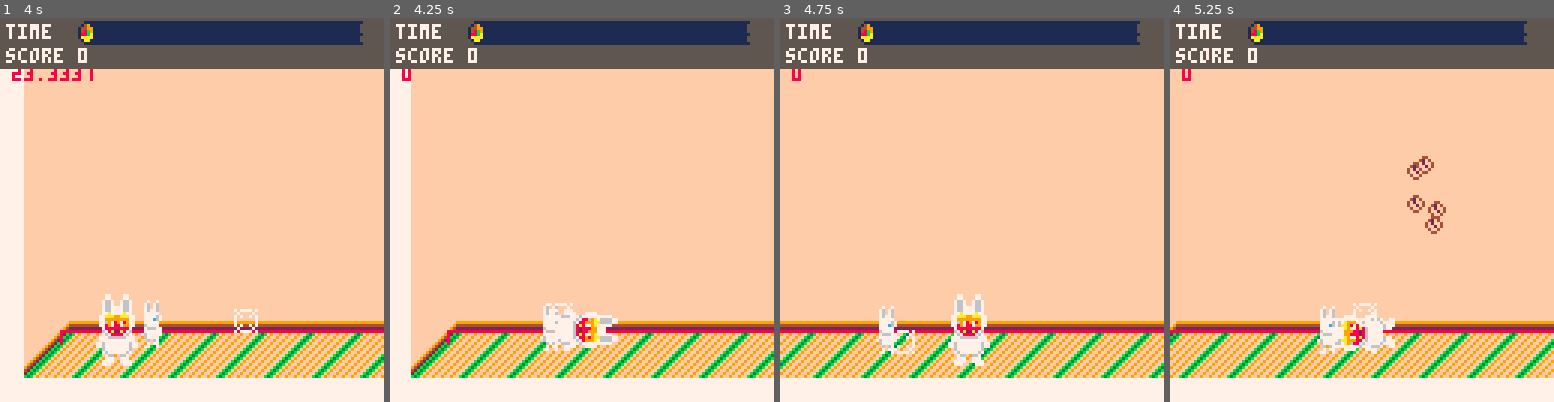
Above: before the commit, frames 1-4 (left to right).
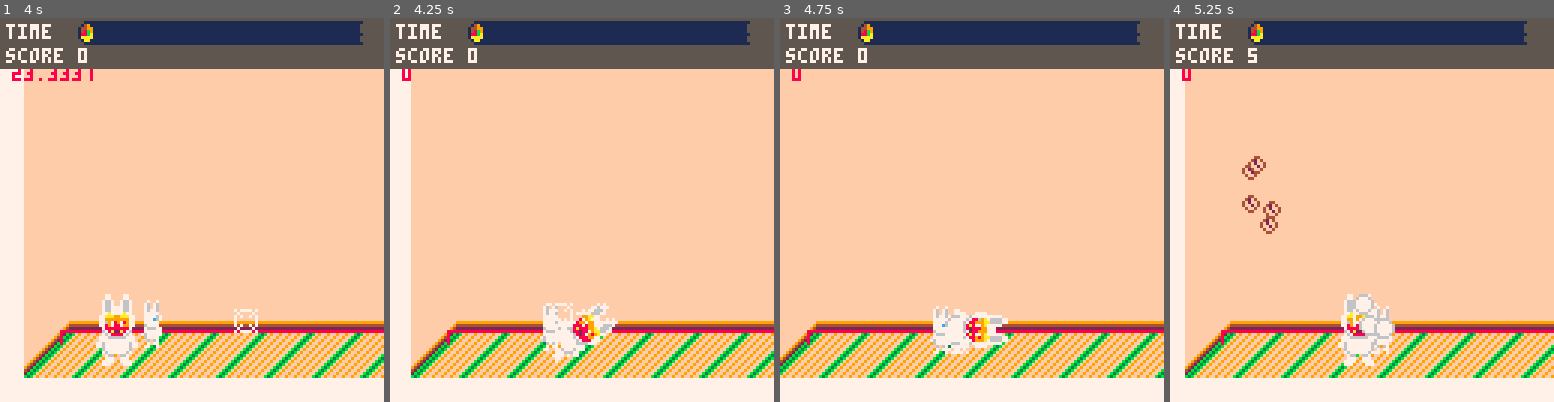
Above: after the commit, the same moments.

Repository: josiahp/setsubun
Game: PICO-8 cartridge setsubun.p8
The game is run twice, just before and just after one commit, with the same random seed, the same clock (stepped at 60 frames per second) and the same inputs.
Inputs:
- Up to frame 1 (4 s): tap X (X key) at 0.33, 1.07, 1.85, 2.97 s; tap O (Z key) at 0.7, 1.7, 2.1, 2.5, 2.9, 3.3, 3.7 s; hold Right 1.6-2.1 s; hold Up 2.15-2.42 s; hold Right 2.47-3.03 s; hold Left 3.08-3.58 s; hold Down 3.63-3.97 s
- Up to frame 2 (4.25 s): hold Right from 4.02 s (still down); tap X (X key) at 4.08 s; tap O (Z key) at 4.1 s
- Up to frame 3 (4.75 s): tap O (Z key) at 4.5 s; release Right at 4.68 s; hold Up from 4.73 s (still down)
- Up to frame 4 (5.25 s): tap O (Z key) at 4.9 s; release Up at 5.03 s; hold Left from 5.08 s (still down); tap X (X key) at 5.2 s

Frame 1 is identical in both runs. In frame 2, 1.0% of the frame differs, in the area x 42-60%, y 74-90%; in frame 3, 9.8%; in frame 4, 13%, in the area x 0-100%, y 8-94%.

Commit message:
feat: add cooldown after dive

Diff:
--- a/setsubun.p8
+++ b/setsubun.p8
@@ -269,10 +269,16 @@
 		dive_spd=150,
 		dive_duration=0.2,
 		dive_timer=0,
+		cooldown_duration=0.5,
+		cooldown_timer=0,
 		state="walking",
 		start_diving=function(d)
 			d.state="diving"
-			d.dive_timer=d.dive_duration
+			d.dive_timer=0
+		end,
+		start_cooldown=function(d)
+			d.state="cooldown"
+			d.cooldown_timer=0
 		end,
 		start_walking=function(d)
 			d.state="walking"
@@ -282,6 +288,8 @@
 				d:update_walking(dt)
 			elseif d.state == "diving" then
 				d:update_diving(dt)
+			elseif d.state == "cooldown" then
+				d:update_cooldown(dt)
 			end
 		end,
 		update_walking=function(d,dt)
@@ -311,10 +319,31 @@
 				vx+=d.dive_spd
 			end
 			d:move(vx,vy)
+			-- switch to cooldown
+			d.dive_timer+=dt
+			if d.dive_timer >= d.dive_duration then
+				d:start_cooldown()
+			end
+		end,
+		update_cooldown=function(d,dt)
 			-- switch back to walking
-			d.dive_timer-=dt
-			if d.dive_timer <= 0 then
+			d.cooldown_timer+=dt
+			if d.cooldown_timer >= d.cooldown_duration then
 				d:start_walking()
+			end
+		end,
+		update_diving=function(d,dt)
+			local vx,vy=0,0
+			if d.direction == "⬅️" then
+				vx-=d.dive_spd
+			elseif d.direction == "➡️" then
+				vx+=d.dive_spd
+			end
+			d:move(vx,vy)
+			-- switch back to walking
+			d.dive_timer+=dt
+			if d.dive_timer >= d.dive_duration then
+				d:start_cooldown()
 			end
 		end,
 		move=function(d,vx,vy)
@@ -322,13 +351,17 @@
 			d.y+=vy*dt
 		end,
 		draw=function(d)
+			local fac=0
 			local rot=0
 			if d.state=="diving" then
-			 if d.direction=="⬅️" then
-			  rot=-0.25
-			 elseif d.direction=="➡️" then
-			  rot=0.25
-			 end
+				fac=d.dive_timer/d.dive_duration
+			elseif d.state=="cooldown" then
+				fac=1
+			end
+			if d.direction=="⬅️" then
+				rot=-0.25*fac
+			elseif d.direction=="➡️" then
+				rot=0.25*fac
 			end
 			local mask_x,mask_y=rotate(rot,0,-2)
 			-- dad sprite
@@ -345,6 +378,10 @@
 
 function easein(i)
 	return i*i*i--1-cos((i*3.14)/2)
+end
+
+function easeout(i)
+ return 1-(1-i)^3
 end
 
 function dist(x1,y1,x2,y2)
